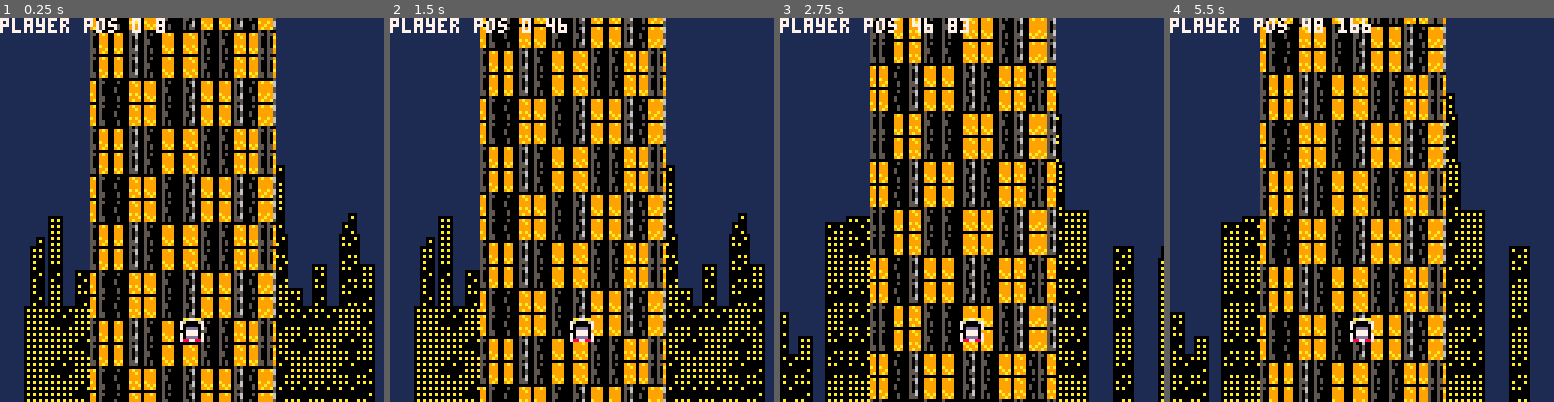
Above: before the commit, frames 1-4 (left to right).
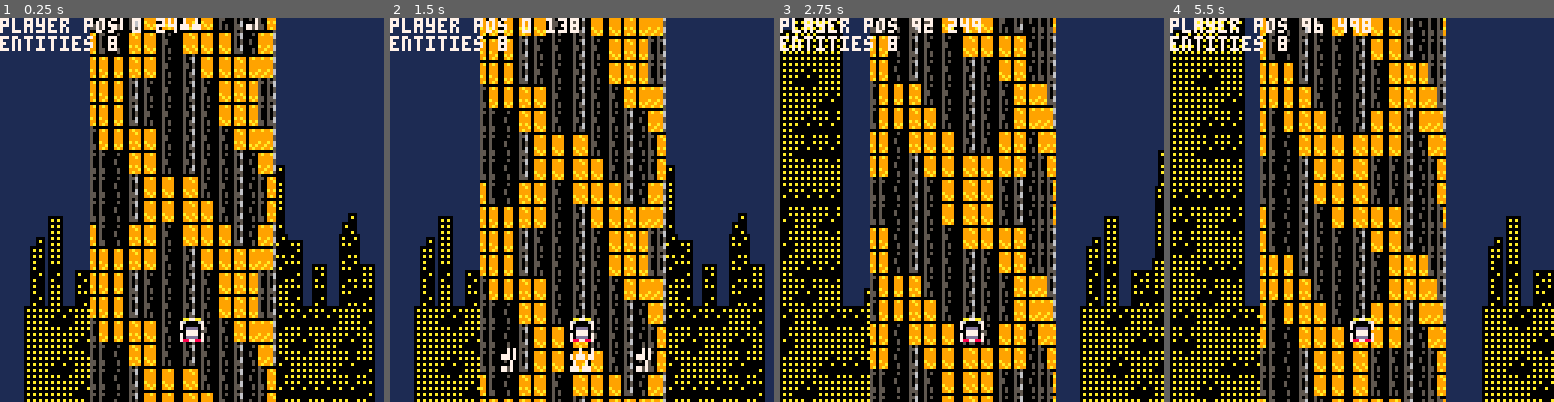
Above: after the commit, the same moments.

Repository: totobono4/microtower
Game: PICO-8 cartridge microtower.p8
Two runs of this game, one before a commit and one after it. Both use one fixed random seed, a clock stepped at 60 frames per second and the inputs below.
Inputs:
- Up to frame 1 (0.25 s): no input
- Up to frame 2 (1.5 s): no input
- Up to frame 3 (2.75 s): hold Right 1.6-2.1 s; hold Right from 2.47 s (still down)
- Up to frame 4 (5.5 s): release Right at 3.03 s; hold Left 3.08-3.58 s; hold Right 4.02-4.68 s; hold Left from 5.08 s (still down)

The runs differ from the first frame. In frame 1, 23% of the frame differs, in the area x 0-79%, y 0-100%; in frame 2, 24%; in frame 3, 50%; in frame 4, 51%, in the area x 0-100%, y 0-100%.

Commit message:
entities

Diff:
--- a/microtower.p8
+++ b/microtower.p8
@@ -34,6 +34,14 @@
 
 b_dat={
 	[b_ids.pipe]={
+		s={
+			x=15*8,
+			y=3*8,
+			w=8,
+			h=8,
+		}
+	},
+	[b_ids.window]={
 		s={
 			x=15*8,
 			y=2*8,
@@ -41,22 +49,21 @@
 			h=8,
 		}
 	},
-	[b_ids.window]={
-		s={
-			x=15*8,
-			y=3*8,
+}
+
+e_ids={
+	spikes=1
+}
+
+e_dat={
+	[e_ids.spikes]={
+		s={
+			x=0*8,
+			y=4*8,
 			w=8,
 			h=8,
 		}
 	},
-}
-
-e_ids={}
-
-e_dat={}
-
-entities={
-	{}
 }
 
 maps={
@@ -72,10 +79,14 @@
 
 buildings={
 	default={
-		[4]={1,2,2,1},
-		[3]={2,1,1,2},
-		[2]={2,1,1,2},
-		[1]={1,2,2,1},
+		[8]={1,1,2,2,2,1,1,1},
+		[7]={1,1,1,2,2,2,2,1},
+		[6]={1,1,1,1,1,2,2,1},
+		[5]={2,1,1,1,1,1,2,2},
+		[4]={2,2,1,1,1,1,2,2},
+		[3]={2,2,2,1,1,2,2,1},
+		[2]={1,2,2,2,2,2,2,1},
+		[1]={1,1,2,2,2,1,1,1},
 	}
 }
 
@@ -101,12 +112,24 @@
 		p=players.default,
 		m=maps.void,
 		b=buildings.default,
-		e={},
+		e={
+			{id=1,x=0,y=16},
+			{id=1,x=4,y=16},
+			{id=1,x=8,y=16},
+			{id=1,x=12,y=16},
+			{id=1,x=16,y=16},
+			{id=1,x=20,y=16},
+			{id=1,x=24,y=16},
+			{id=1,x=28,y=16},
+		},
 	}
 }
 
 tower={}
-speed=2
+speed={
+	x=4,
+	y=3,
+}
 -->8
 -- base functions
 
@@ -116,20 +139,20 @@
 		s={
 			x=e_dat[e.id].s.x,
 			y=e_dat[e.id].s.y,
-		},
-
+			w=e_dat[e.id].s.w,
+			h=e_dat[e.id].s.h,
+		},
 		x=e.x,
 		y=e.y,
 	}
 end
 
 function load_level(n)
-	local lvl={}
+	local entities={}
+
 	for dat_e in all(lvls[n+1].e) do
-		add(lvl, new_entity(dat_e))
+		add(entities, new_entity(dat_e))
 	end
-
-	print((lvls[n+1].p.s.w/2))
 
 	tower={
 		p={
@@ -140,7 +163,7 @@
 		},
 		m=lvls[n+1].m,
 		b={unpack(lvls[n+1].b)},
-		e=lvl,
+		e=entities,
 	}
 end
 
@@ -159,9 +182,9 @@
 		mv.x+=1
 	end
 
-	tower.p.x+=mv.x*speed
+	tower.p.x+=mv.x*speed.x
 	tower.p.x%=256
-	tower.p.y+=1
+	tower.p.y+=1*speed.y
 end
 -->8
 -- draw functions
@@ -185,8 +208,8 @@
 	local p=tower.p
 	for i=-3,14 do
 		for j=-6,7 do
+			local x=flr(p.x/8)+j
 			local y=flr(p.y/8)+i
-			local x=flr(p.x/8)+j
 
 			local mody=(y+3)%#tower.b+1
 			local modx=x%(#tower.b[mody])+1
@@ -208,17 +231,40 @@
 end
 
 function draw_entities()
+	local p=tower.p
 	for e in all(tower.e) do
+		local rotation=cos((-p.x/8+e.x)/32)
+		local position=-sin((-p.x/8+e.x)/32)*4
+
+		if rotation<0 then
+			goto skipdrawentity
+		end
+		if position<-3.8 then
+			goto skipdrawentity
+		end
+
+		local xw=rotation*e.s.w
+		local xpos=position*e.s.w
+		local ypos=p.y-e.y*e.s.h
+
+		local dx=p.o.x+xpos
+		local dy=p.o.y+ypos
+
+		if dy<-7 or dy>128 then
+			goto skipdrawentity
+		end
+
  	sspr(
  		e.s.x,e.s.y,e.s.w,e.s.h,
- 		e.x,e.y
+ 		dx,dy,xw,e.s.h
  	)
+
+ 	::skipdrawentity::
  end
 end
 
 function draw_player()
 	local p=tower.p
-
 	sspr(
 		p.s.x,p.s.y,p.s.w,p.s.h,
 		p.o.x,p.o.y
@@ -227,6 +273,7 @@
 
 function debug()
 	print("player pos "..tower.p.x.." "..tower.p.y, 7)
+	print("entities "..#tower.e)
 end
 
 __gfx__
@@ -262,6 +309,14 @@
 10a0a0a0110a0a011000000011000a010a0a0a0a000000000a0a0111000a01110111111100000000000000000000000000000000000000000000000005006000
 10000000110000011000000011000001000000000000000000000111000001110111111100000000000000000000000000000000000000000000000005056000
 10a0a0a0110a0a011000a0a0110a00010a0a0a0a0a0a000a0a0a01110a0001110111111100000000000000000000000000000000000000000000000005055000
+fff7fff7000000000000000000000000000000000000000000000000000000000000000000000000000000000000000000000000000000000000000000000000
+fff7fff7000000000000000000000000000000000000000000000000000000000000000000000000000000000000000000000000000000000000000000000000
+7f777f77000000000000000000000000000000000000000000000000000000000000000000000000000000000000000000000000000000000000000000000000
+7f777f77000000000000000000000000000000000000000000000000000000000000000000000000000000000000000000000000000000000000000000000000
+f7fff7ff000000000000000000000000000000000000000000000000000000000000000000000000000000000000000000000000000000000000000000000000
+f7fff7ff000000000000000000000000000000000000000000000000000000000000000000000000000000000000000000000000000000000000000000000000
+777f777f000000000000000000000000000000000000000000000000000000000000000000000000000000000000000000000000000000000000000000000000
+777f777f000000000000000000000000000000000000000000000000000000000000000000000000000000000000000000000000000000000000000000000000
 __map__
 1010101010101010101010101010101010101010223435381010101010101010040404040404040400000000000000000000000000000000000000000000000000000000000000000000000000000000000000000000000000000000000000000000000000000000000000000000000000000000000000000000000000000000
 1010101010101010101010101010101010101010343434381010101010101010040404040404040400000000000000000000000000000000000000000000000000000000000000000000000000000000000000000000000000000000000000000000000000000000000000000000000000000000000000000000000000000000
@@ -272,9 +327,9 @@
 1010101033343810101010231010101010101010343434381010101010101010040404040404040400000000000000000000000000000000000000000000000000000000000000000000000000000000000000000000000000000000000000000000000000000000000000000000000000000000000000000000000000000000
 1010101032353810101010311010101010101010353535381010101010102710050505050505050500000000000000000000000000000000000000000000000000000000000000000000000000000000000000000000000000000000000000000000000000000000000000000000000000000000000000000000000000000000
 1010261030353438101010331010231010101010353435381010101022253710040404040404040400000000000000000000000000000000000000000000000000000000000000000000000000000000000000000000000000000000000000000000000000000000000000000000000000000000000000000000000000000000
-1021361032353438221022321010321010101022353434381010101030353710040404040404040400000000000000000000000000000000000000000000000000000000000000000000000000000000000000000000000000000000000000000000000000000000000000000000000000000000000000000000000000000000
-1033372234353538321034351027322610101034343535381023101030343538040404040404040400000000000000000000000000000000000000000000000000000000000000000000000000000000000000000000000000000000000000000000000000000000000000000000000000000000000000000000000000000000
-1033363235353538301034342737323710101035343534382731101032353438050405040504050400000000000000000000000000000000000000000000000000000000000000000000000000000000000000000000000000000000000000000000000000000000000000000000000000000000000000000000000000000000
+1021361032353438221022322710321010101022353434381010101030353710040404040404040400000000000000000000000000000000000000000000000000000000000000000000000000000000000000000000000000000000000000000000000000000000000000000000000000000000000000000000000000000000
+1033372234353538321034353727322610101034343535381023101030343538040404040404040400000000000000000000000000000000000000000000000000000000000000000000000000000000000000000000000000000000000000000000000000000000000000000000000000000000000000000000000000000000
+1033363235353538301034343737323710101035343534382731101032353438050405040504050400000000000000000000000000000000000000000000000000000000000000000000000000000000000000000000000000000000000000000000000000000000000000000000000000000000000000000000000000000000
 1034353435353538321034353535343710231034353435353633271030353538040504050405040500000000000000000000000000000000000000000000000000000000000000000000000000000000000000000000000000000000000000000000000000000000000000000000000000000000000000000000000000000000
 1034343535343538301034343534353621311034353434343733372632353438050405040504050400000000000000000000000000000000000000000000000000000000000000000000000000000000000000000000000000000000000000000000000000000000000000000000000000000000000000000000000000000000
 1034353435353538321035353434353731331034343435353731353732353438040404040404040400000000000000000000000000000000000000000000000000000000000000000000000000000000000000000000000000000000000000000000000000000000000000000000000000000000000000000000000000000000
